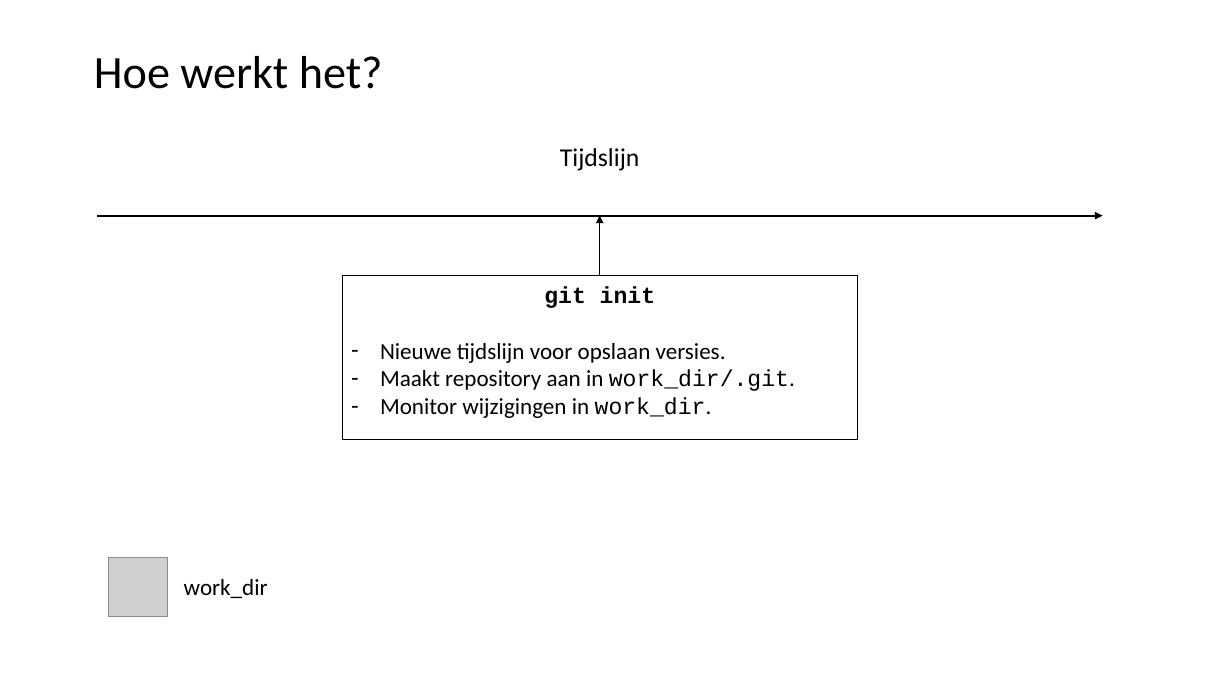
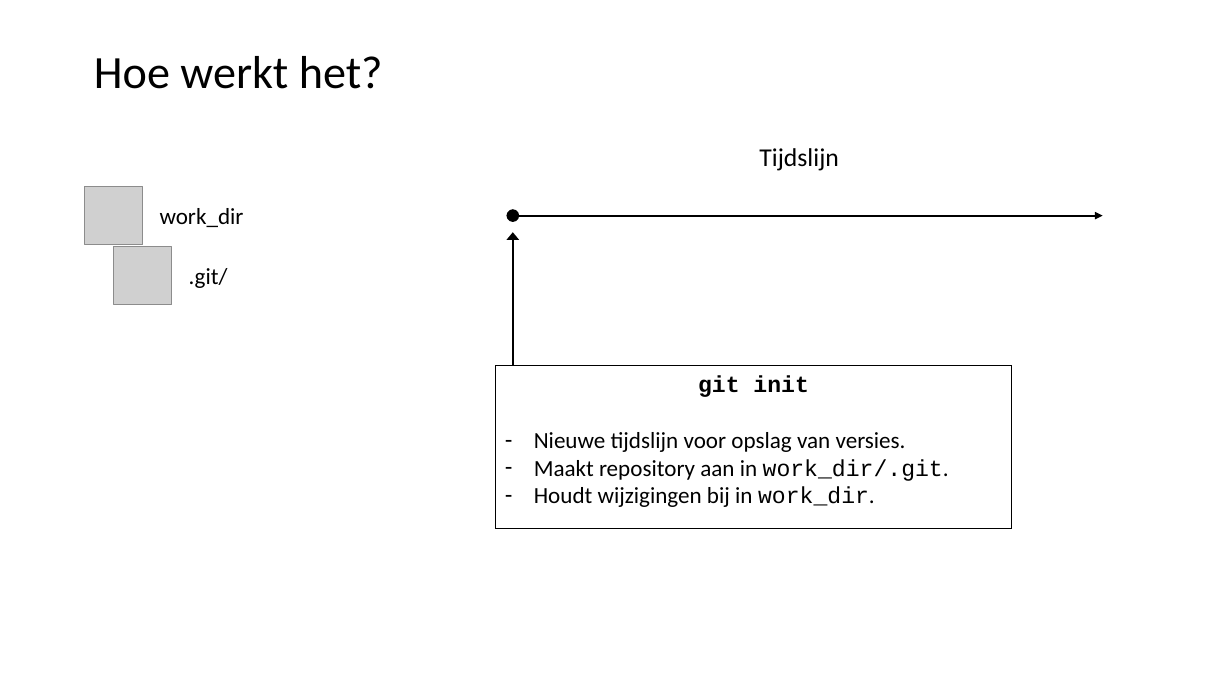
Before and after one commit to LFKoning/knowledge-sharing, a slide deck: slide 6 of git_course/1_basics/git_basic.pptx. Drawn at 1232x693 pixels with LibreOffice and Linux fonts; fonts in the diff are those of the drawing; grey boxes stand for pictures. Boxes give left, top, right and bottom in pixels: in the first picture for what was removed or moved away, otherwise in the second. Text is boxed around its words. In the diff, an @@ line names an element or a change of style, - is before the commit and + after.

```diff
--- a/git_course/1_basics/git_basic.pptx
+++ b/git_course/1_basics/git_basic.pptx
@@ text "Tijdslijn": place and size @@
-text "Tijdslijn" at (560, 148, 639, 171)
+text "Tijdslijn" at (759, 148, 838, 171)
@@ picture added at (85, 187, 143, 245) @@
@@ text "work_dir": place and size @@
-text "work_dir" at (184, 579, 268, 598)
+text "work_dir" at (160, 208, 244, 227)
@@ arrow moved from (97, 215) - (1103, 215) to (513, 215) - (1103, 215) @@
@@ arrow (513, 215) - (1103, 215): arrow to double arrow @@
@@ arrow added from (513, 365) to (513, 232), #000000 1.5 pt @@
@@ arrow removed from (600, 276) to (600, 215) @@
@@ picture added at (114, 247, 172, 305) @@
@@ text added at (189, 268, 228, 288), 18 pt, text #000000 @@
+.git/
@@ rectangle "git init": place and size @@
-rectangle "git init" at (342, 276, 858, 440)
+rectangle "git init" at (496, 365, 1012, 529)
@@ text in rectangle at (534, 432, 906, 452): text changed @@
-– Nieuwe tijdslijn voor opslaan versies.
+– Nieuwe tijdslijn voor opslag van versies.
@@ text in rectangle at (534, 487, 875, 507): text changed @@
-– Monitor wijzigingen in work_dir.
+– Houdt wijzigingen bij in work_dir.
@@ picture removed at (109, 558, 167, 616) @@
```
Also in this commit, not shown: 11 other slides changed, 1 slide added, 2 slides removed.
